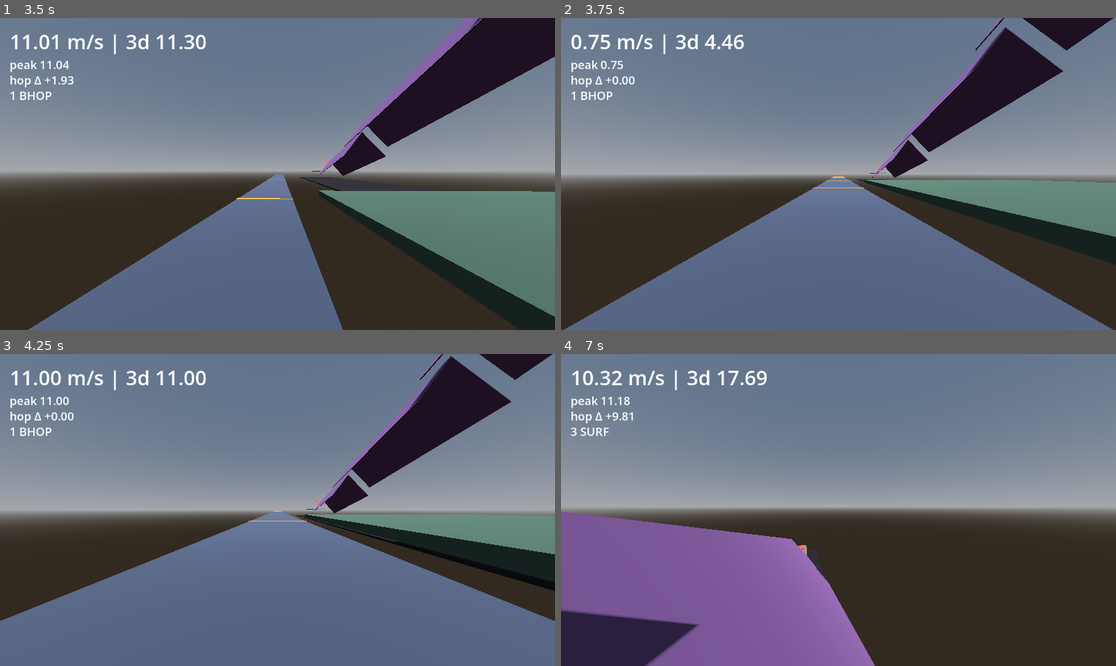
Above: before the commit, frames 1-4 (two rows, left to right).
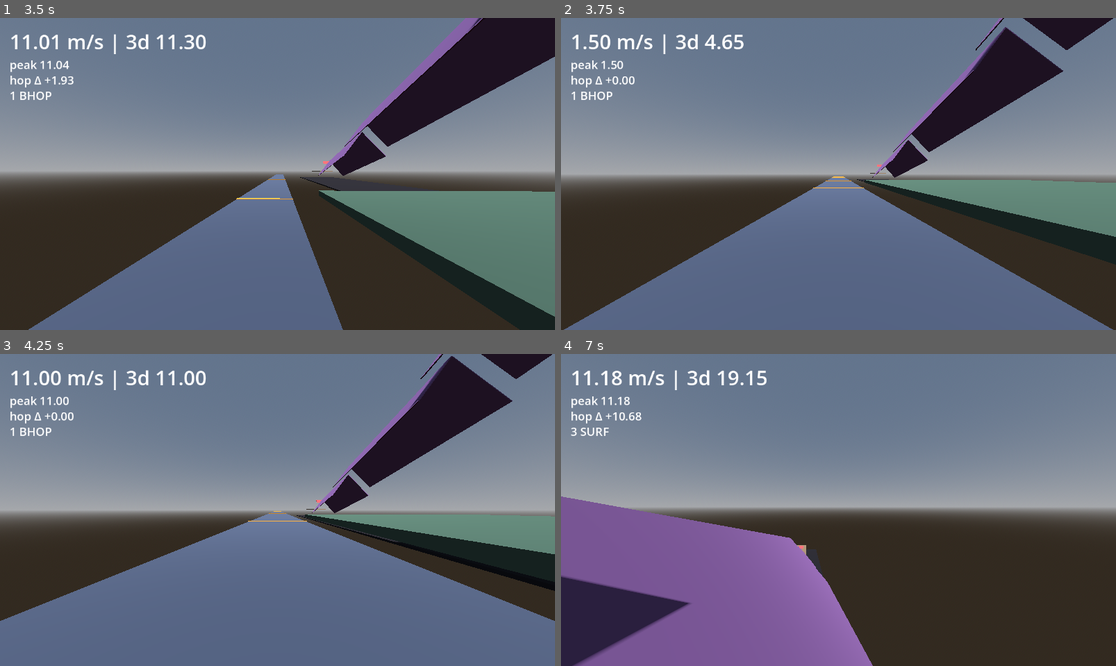
Above: after the commit, the same moments.

Repository: Crawford-Young/what-is-dark
Game: Godot game, scene res://scenes/momentum_lab.tscn
Two runs of this game, one before a commit and one after it. Both use one fixed random seed, a clock stepped at 60 frames per second and the inputs below. This scene is started directly instead of the project's main scene.
Inputs (mouse positions are in pixels of both pictures, inside the frame that each line leads up to):
- Up to frame 1 (3.5 s): tap Enter at 0.5 s; move the mouse to (305, 174) at 0.52 s; hold Q (glance) 0.53-1.28 s; hold W (move_forward) from 0.53 s (still down); click (305, 174) at 0.67 s; tap Space (jump) at 0.77, 1.52, 3.02 s; move the mouse to (249, 174) at 1.27 s; tap Shift at 1.35 s; move the mouse to (288, 167) at 2.02 s; tap Alt at 2.1 s; move the mouse to (271, 180) at 2.77 s; tap Ctrl at 2.85 s; click (271, 180) at 2.92 s
- Up to frame 2 (3.75 s): keep holding W (move_forward); move the mouse to (877, 177) at 3.52 s; tap R at 3.6 s
- Up to frame 3 (4.25 s): keep holding W (move_forward); tap Space (jump) at 3.77 s
- Up to frame 4 (7 s): move the mouse to (794, 506) at 4.27 s; tap 1 at 4.35 s; tap Space (jump) at 4.52, 6.02, 6.77 s; move the mouse to (844, 510) at 5.02 s; tap 2 at 5.1 s; click (844, 510) at 5.17 s; move the mouse to (816, 503) at 5.77 s; release W (move_forward) at 5.78 s; hold D (move_right) 5.78-6.53 s; tap 3 at 5.85 s; move the mouse to (866, 510) at 6.52 s; hold W (move_forward) from 6.53 s (still down); tap P at 6.6 s

Frame 1 is identical in both runs. In frame 2, 0.3% of the frame differs, in the area x 1-99%, y 0-49%; in frame 3, 0.2%; in frame 4, 5.0%, in the area x 0-57%, y 5-100%.

Commit message:
feat(lab): widen air turn window — AIR_CAP 0.75 -> 1.5
Co-Authored-By: Claude Fable 5 <noreply@anthropic.com>

Diff:
--- a/scripts/logic/source_move.gd
+++ b/scripts/logic/source_move.gd
@@ -19,9 +19,12 @@
 const STOP_SPEED := 3.5
 const GROUND_ACCEL := 5.5
 const AIR_ACCEL := 150.0  ## surf/bhop community-server value (CS2 matchmaking uses 12 — near-zero strafe gain by design)
-const AIR_CAP := 0.75  ## unchanged under the GRAVITY ratio-match: per-tick hold-vs-slide ratio
-## at 120 Hz = 0.75 / (35.2*sin51.34/120) ≈ 3.3:1, vs CS2's 0.57/(15.24*sin51.34/64) ≈ 3.1:1 —
-## already matched; scaling this with GRAVITY would recreate the R4 pin-to-ramp bug
+const AIR_CAP := 1.5  ## R14: widened air turn window, deliberate parity break (user-approved).
+## Doubles the air turn-rate ceiling at every speed (omega_max = AIR_CAP*120/v rad/s; at
+## v=48: 107 -> 215 deg/s). R13 telemetry showed authentic sync-window overrun at surf
+## speeds -- physics verified faithful to the sync-window math, feel rejected. Was 0.75
+## (gravity-ratio-matched to CS2's per-tick hold-vs-slide ratio, ~3.3:1 at 120 Hz); that
+## match is now intentionally broken in favor of feel. Lab-scope only.
 const OVERBOUNCE := 1.0
 
 
--- a/tests/unit/test_source_move.gd
+++ b/tests/unit/test_source_move.gd
@@ -55,10 +55,10 @@
 
 
 func test_air_strafe_gains_past_cap_via_perpendicular_add() -> void:
-	# THE mechanic: moving -z at 10, wish pure -x. current = dot = 0 -> add 0.75
-	# accelspeed = 150 * 0.75 * 0.1 = 11.25 -> clamped to 0.75
+	# THE mechanic: moving -z at 10, wish pure -x. current = dot = 0 -> add 1.5
+	# accelspeed = 150 * 1.5 * 0.1 = 22.5 -> clamped to 1.5
 	var v := SourceMove.accelerate(Vector3(0, 0, -10), Vector3(-1, 0, 0), minf(SourceMove.RUN_SPEED, SourceMove.AIR_CAP), SourceMove.AIR_ACCEL, 0.1)
-	assert_true(v.is_equal_approx(Vector3(-0.75, 0, -10)))
+	assert_true(v.is_equal_approx(Vector3(-1.5, 0, -10)))
 	assert_gt(Vector3(v.x, 0, v.z).length(), 10.0)
 
 
